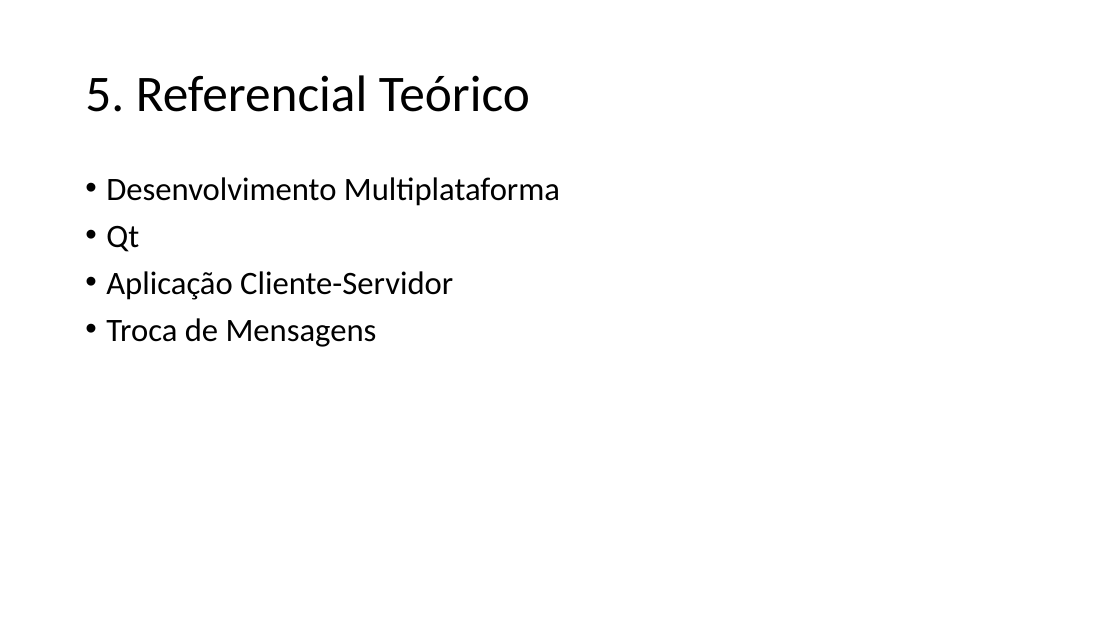
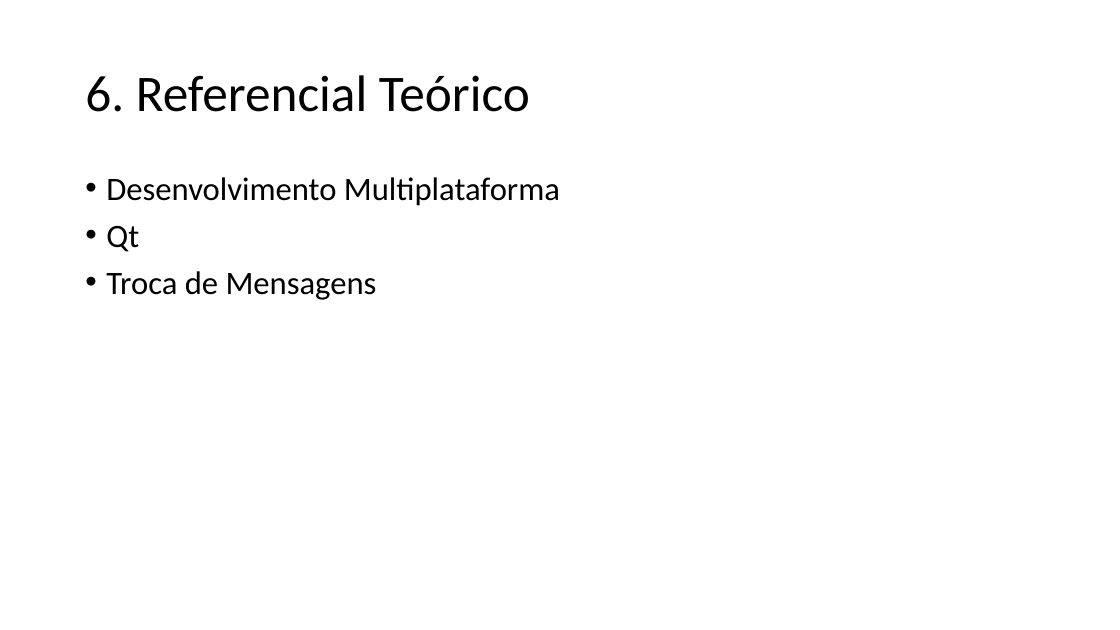
Before and after one commit to ricardopetrere/TCC_FTT, a slide deck: slide 11 of documentos/Apresentação_22_09.pptx (slide 13 before the commit). Drawn at 1120x630 pixels with LibreOffice and Linux fonts; fonts in the diff are those of the drawing. Boxes give left, top, right and bottom in pixels: in the first picture for what was removed or moved away, otherwise in the second. Text is boxed around its words. In the diff, an @@ line names an element or a change of style, - is before the commit and + after.

```diff
--- a/documentos/Apresentação_22_09.pptx
+++ b/documentos/Apresentação_22_09.pptx
@@ title at (x1=85, y1=75, x2=530, y2=112): text changed @@
-5. Referencial Teórico
+6. Referencial Teórico
@@ text "Desenvolvimento Multiplataforma" at (x1=106, y1=177, x2=560, y2=300): less space between paragraphs @@
@@ text at (x1=106, y1=271, x2=453, y2=300): paragraph removed @@
-• Aplicação Cliente-Servidor
```
Also in this commit, not shown: 10 other slides changed, 6 slides added, 2 slides removed.
